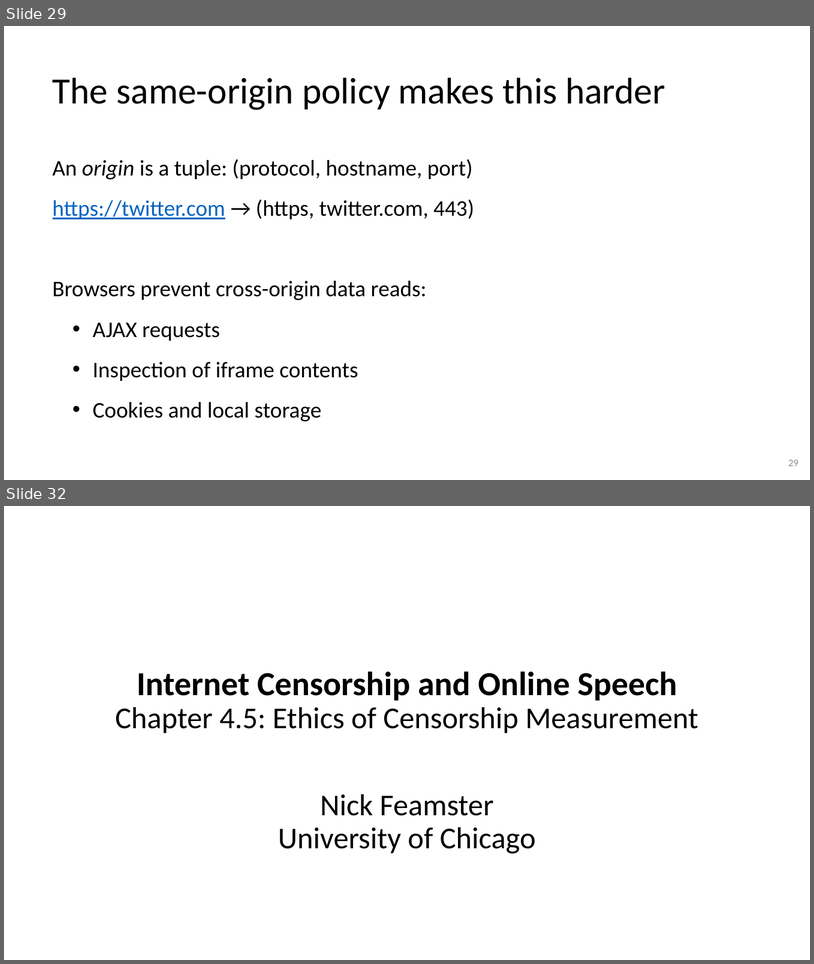
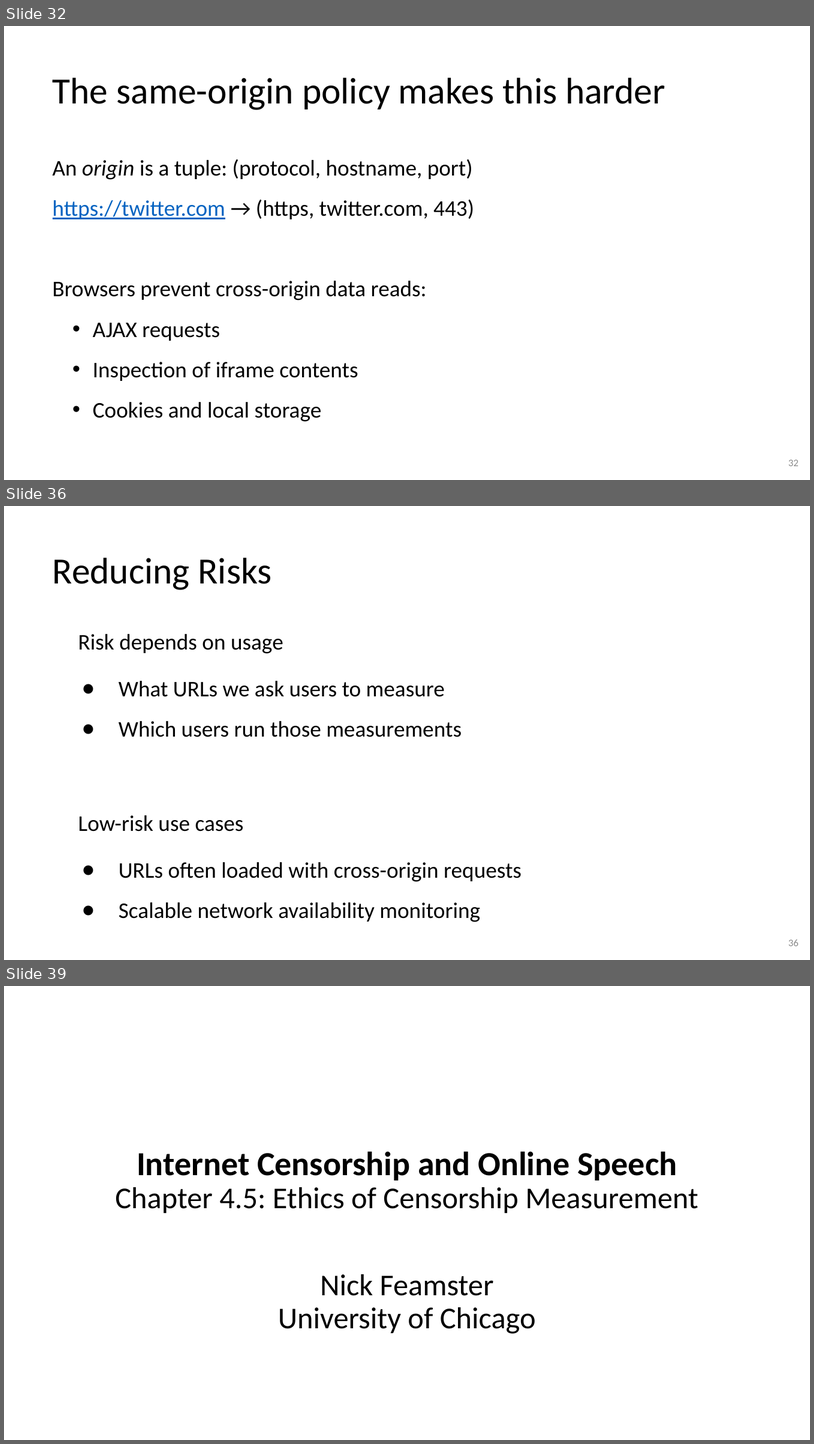
Before and after one commit to noise-lab/censorship-course, a slide deck: lectures/4-Measurement.pptx. Shown one above the other, each under a label of ours: slides 29 and 32 before the commit, slides 32, 36 and 39 after it; the slides between them are not shown. The pictures are 814x964 and 814x1444 pixels, drawn with LibreOffice and Linux fonts; fonts in the diff are those of the drawing. Boxes give left, top, right and bottom in pixels: in the first picture for what was removed or moved away, otherwise in the second. Text is boxed around its words. In the diff, an @@ line names an element or a change of style, - is before the commit and + after.

```diff
--- a/lectures/4-Measurement.pptx
+++ b/lectures/4-Measurement.pptx
@@ slide 36 added at box(4, 506, 810, 960), background #FFFFFF @@
@@ title added at box(53, 558, 272, 590), 44 pt, text #000000 @@
+Reducing Risks
@@ text added at box(78, 634, 522, 922), 26.7 pt, text #000000 @@
+Risk depends on usage
+● What URLs we ask users to measure
+● Which users run those measurements
+Low-risk use cases
+● URLs often loaded with cross-origin requests
+● Scalable network availability monitoring
@@ page number added at box(789, 939, 799, 946), 12 pt, text #8C8C8C @@
+36
@@ what was slide 29 is now slide 32 @@
@@ page number at box(789, 459, 799, 466): text changed @@
-29
+32
@@ what was slide 32 is now slide 39 @@
```
Also in this commit, not shown: 3 slides changed, 7 other slides added, 4 slides removed, 1 other file.
